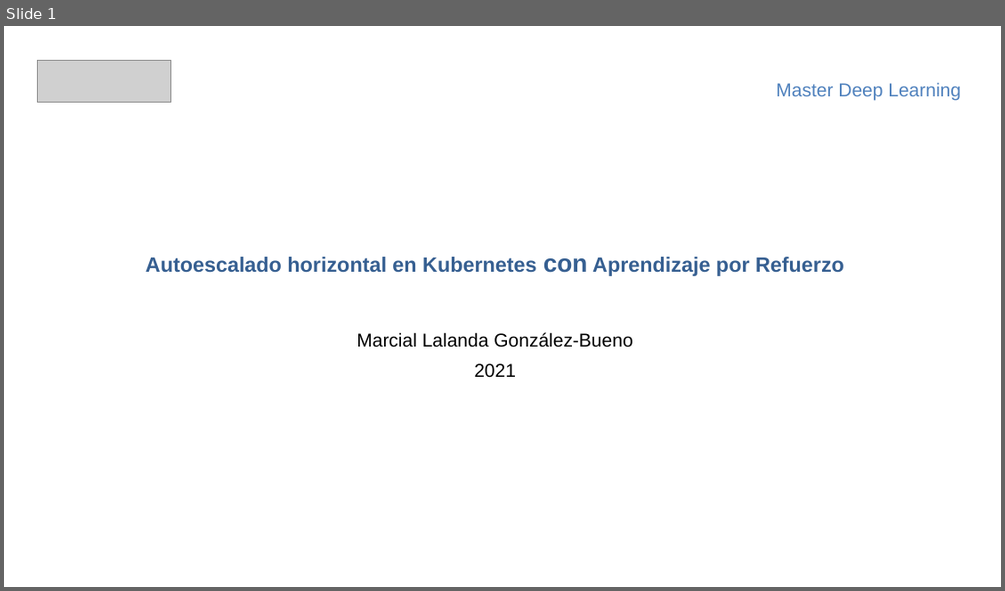
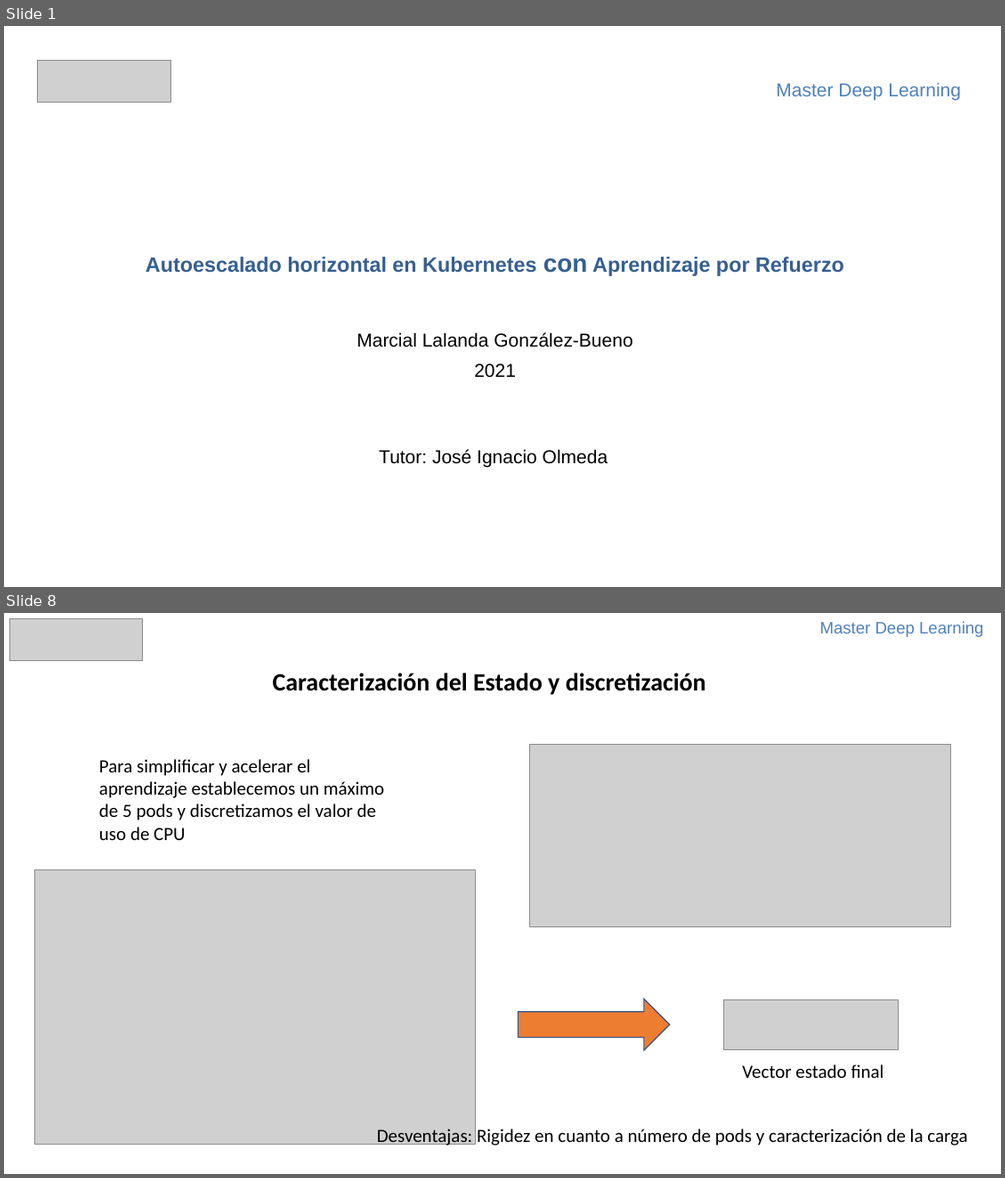
Before and after one commit to mlalandag/HPAwDRL, a slide deck: doc/HpaWithDrl.pptx. Shown one above the other, each under a label of ours: slide 1 before the commit, slides 1 and 8 after it; the slides between them are not shown. The pictures are 1005x591 and 1005x1178 pixels, drawn with LibreOffice and Linux fonts; fonts in the diff are those of the drawing; grey boxes stand for pictures. Boxes give left, top, right and bottom in pixels: in the first picture for what was removed or moved away, otherwise in the second. Text is boxed around its words. In the diff, an @@ line names an element or a change of style, - is before the commit and + after.

```diff
--- a/doc/HpaWithDrl.pptx
+++ b/doc/HpaWithDrl.pptx
@@ slide 8 added at <box>4,613,1001,1174</box>, background #FFFFFF @@
@@ picture added at <box>9,618,142,660</box> @@
@@ text added at <box>820,621,983,637</box>, 16 pt, text #4F81BD @@
+Master Deep Learning
@@ text added at <box>273,673,706,695</box>, 24 pt, text #000000, bold @@
+Caracterización del Estado y discretización
@@ picture added at <box>530,744,951,927</box> @@
@@ text added at <box>99,759,384,840</box>, 18 pt, text #000000 @@
+Para simplificar y acelerar el aprendizaje establecemos un máximo de 5 pods y discretizamos el valor de uso de CPU
@@ picture added at <box>34,870,476,1144</box> @@
@@ right arrow added at <box>518,999,670,1051</box>, fill #ED7D31, outline #325491 1 pt @@
@@ picture added at <box>724,999,898,1050</box> @@
@@ text added at <box>742,1064,884,1078</box>, 18 pt, text #000000 @@
+Vector estado final
@@ text added at <box>377,1128,967,1147</box>, 18 pt, text #000000 @@
+Desventajas: Rigidez en cuanto a número de pods y caracterización de la carga
@@ slide 1 changed as well @@
@@ text added at <box>379,449,607,467</box>, 18 pt, text #000000 @@
+Tutor: José Ignacio Olmeda
```
Also in this commit, not shown: 7 other slides changed, 7 other slides added, 6 slides removed, 1 other file.
